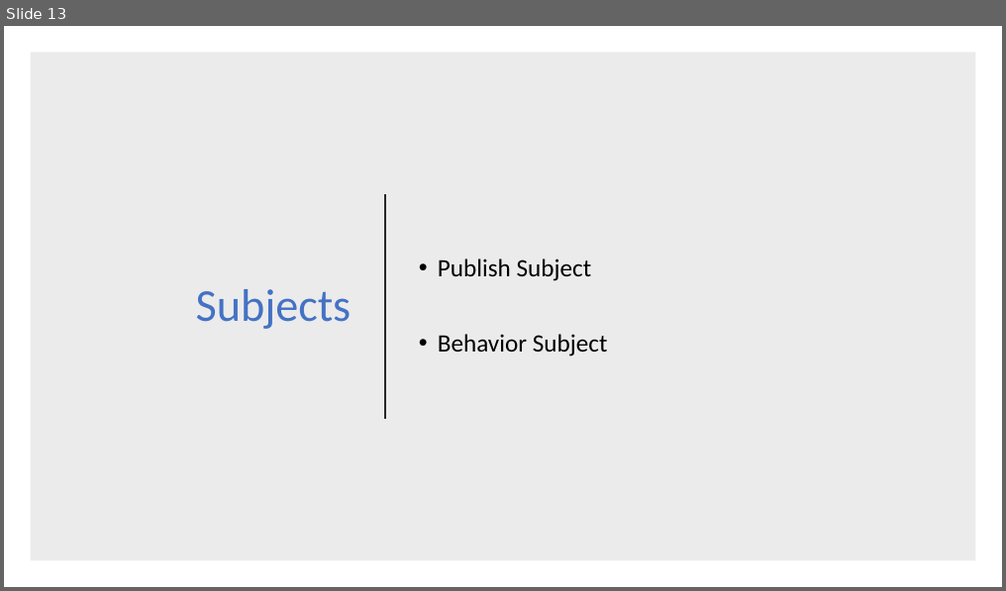
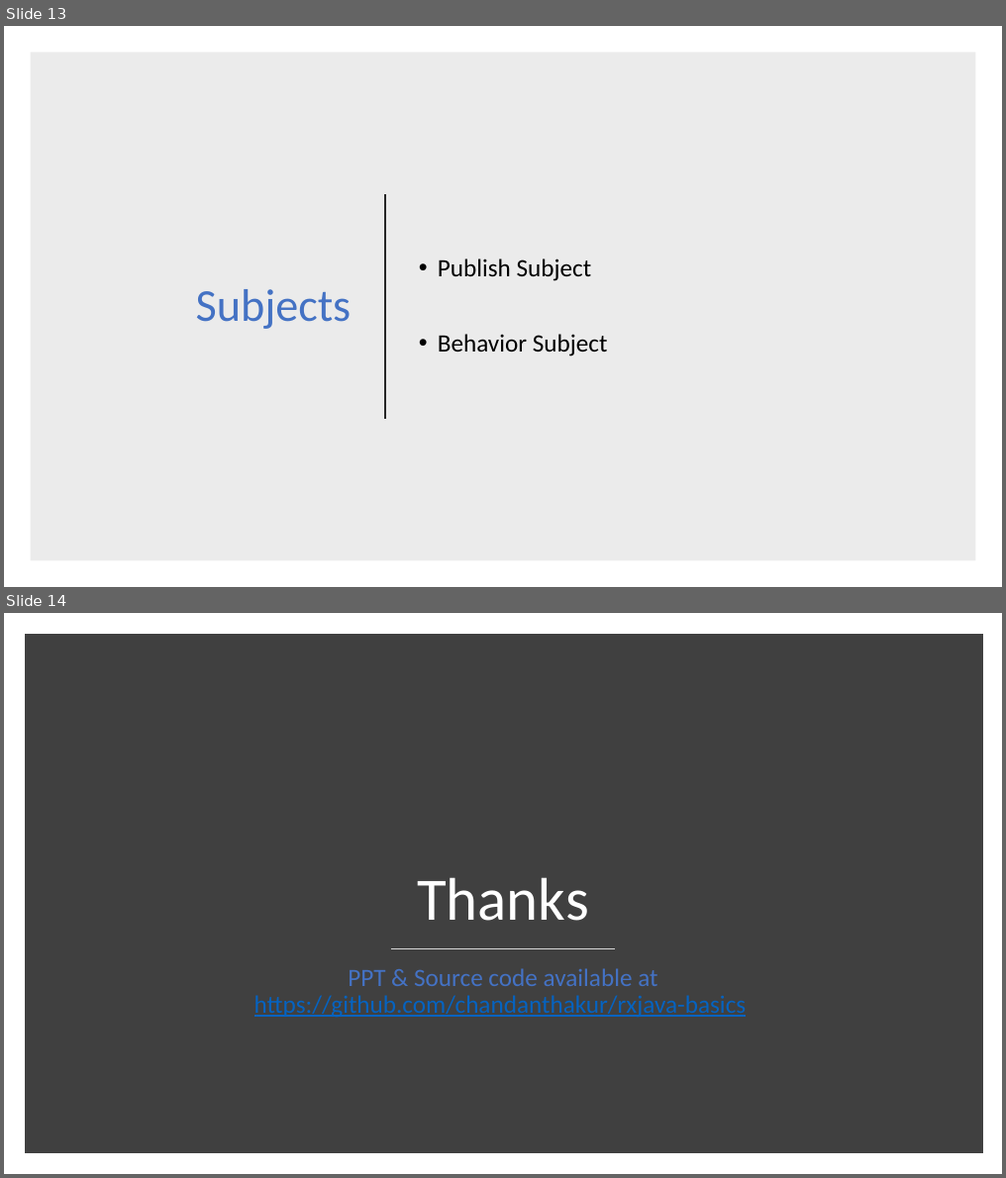
Before and after one commit to chandanthakur/rxjava-basics, a slide deck: ppt/RxJava.pptx. Shown one above the other, each under a label of ours: slide 13 before the commit, slides 13 and 14 after it. The pictures are 1006x591 and 1006x1178 pixels, drawn with LibreOffice and Linux fonts; fonts in the diff are those of the drawing. Boxes give left, top, right and bottom in pixels: in the first picture for what was removed or moved away, otherwise in the second. Text is boxed around its words. In the diff, an @@ line names an element or a change of style, - is before the commit and + after.

```diff
--- a/ppt/RxJava.pptx
+++ b/ppt/RxJava.pptx
@@ slide 14 added at (4, 613, 1002, 1174), background #FFFFFF @@
@@ rectangle added at (30, 639, 978, 1149), fill #404040, outline #404040 10 pt @@
@@ title added at (417, 877, 589, 921), 58 pt, text #FFFFFF @@
+Thanks
@@ text added at (254, 968, 746, 1017), 24 pt, text #0563C1, underline @@
+PPT & Source code available at https://github.com/chandanthakur/rxjava-basics
@@ line added from (391, 950) to (616, 950), #D9D9D9 1 pt @@
```
Also in this commit, not shown: 1 slide changed.
